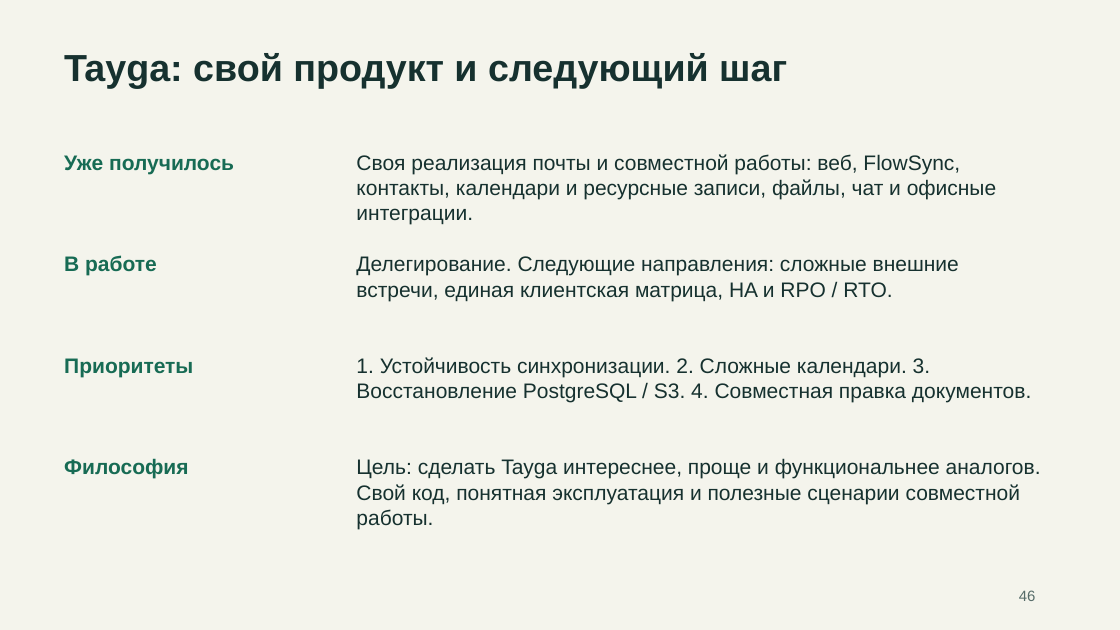
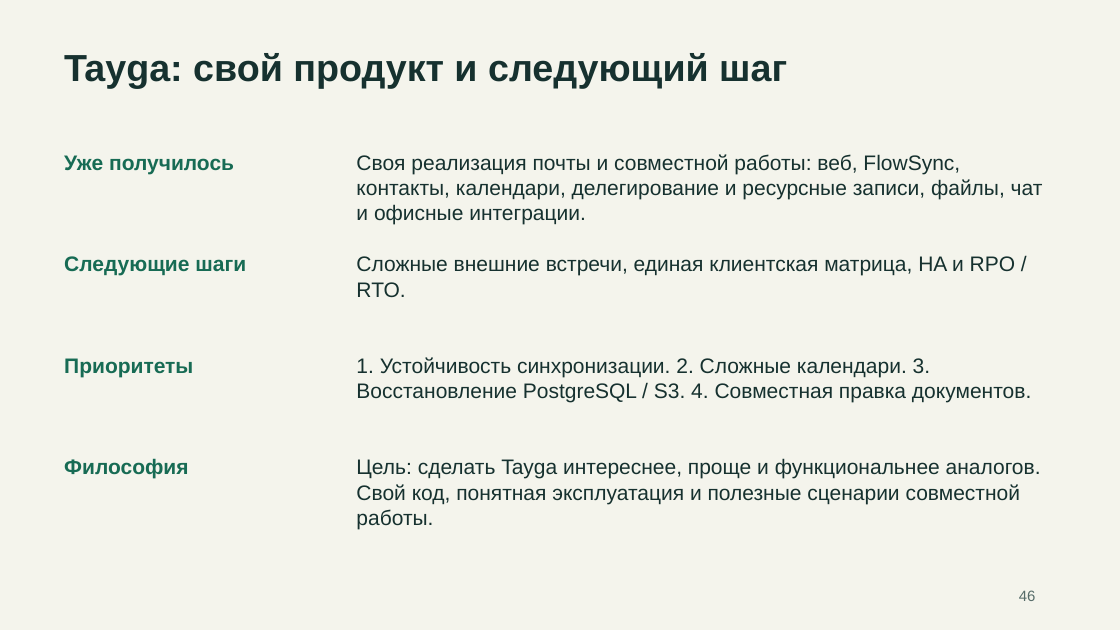
Before and after one commit to rkislov/tayga-mail-server, a slide deck: slide 46 of docs/presentations/tayga-competitors-2026-11-19.pptx. Drawn at 1120x630 pixels with LibreOffice and Linux fonts; fonts in the diff are those of the drawing. Boxes give left, top, right and bottom in pixels: in the first picture for what was removed or moved away, otherwise in the second. Text is boxed around its words. In the diff, an @@ line names an element or a change of style, - is before the commit and + after.

```diff
--- a/docs/presentations/tayga-competitors-2026-11-19.pptx
+++ b/docs/presentations/tayga-competitors-2026-11-19.pptx
@@ text at (x1=356, y1=154, x2=1043, y2=225): text changed @@
-Своя реализация почты и совместной работы: веб, FlowSync, контакты, календари и ресурсные записи, файлы, чат и офисные интеграции.
+Своя реализация почты и совместной работы: веб, FlowSync, контакты, календари, делегирование и ресурсные записи, файлы, чат и офисные интеграции.
@@ text at (x1=64, y1=256, x2=246, y2=276): text changed @@
-В работе
+Следующие шаги
@@ text at (x1=356, y1=256, x2=1015, y2=297): text changed @@
-Делегирование. Следующие направления: сложные внешние встречи, единая клиентская матрица, HA и RPO / RTO.
+Сложные внешние встречи, единая клиентская матрица, HA и RPO / RTO.
```
Also in this commit, not shown: 3 other slides changed, 3 other files.
